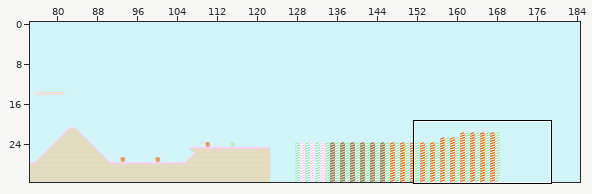
A Tiled map gets an edit: maps/level_ambika.tmx. The first picture is a wide view before the edit; the outline marks the close-up.
Close-up. Old version:
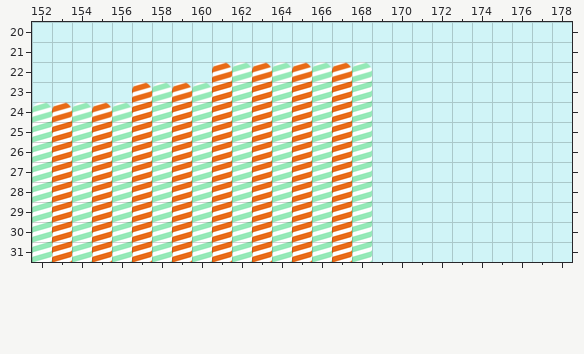
Cells are 20x20 px. Shown: x 152..178, y 20..31. The commit also changed other parts of the map, which this record leaves out. The old version is drawn lined up with the new one.
After:
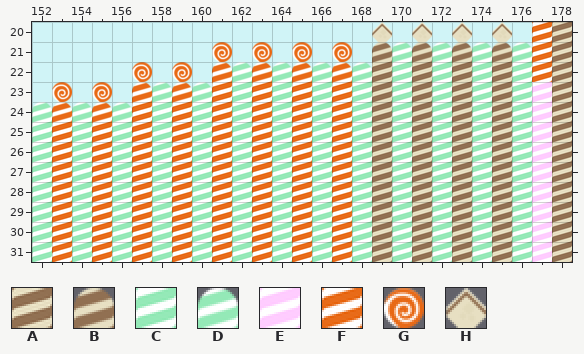
Key: from "Candy": A 70 "hillCaneChoco", B 71 "hillCaneChocoTop", C 72 "hillCaneGreen", D 73 "hillCaneGreenTop", E 74 "hillCanePink", F 76 "hillCaneRed", G 87 "lollipopRed", H 90 "waffleChoco".
_ is an empty cell.
Difference:
map size 256x32 -> 512x32 cells
Layer "map":
y 20: x 169 _ -> H; x 171 _ -> H; x 173 _ -> H; x 175 _ -> H; x 177..178 __ -> FA
y 21: x 161 _ -> G; x 163 _ -> G; x 165 _ -> G; x 167 _ -> G; x 169..178 __________ -> BDBDBDBDFA
y 22: x 157 _ -> G; x 159 _ -> G; x 169..178 __________ -> ACACACACFA
y 23: x 153 _ -> G; x 155 _ -> G; x 169..178 __________ -> ACACACACEA
y 24..31: x 169..178 __________ -> ACACACACEA
